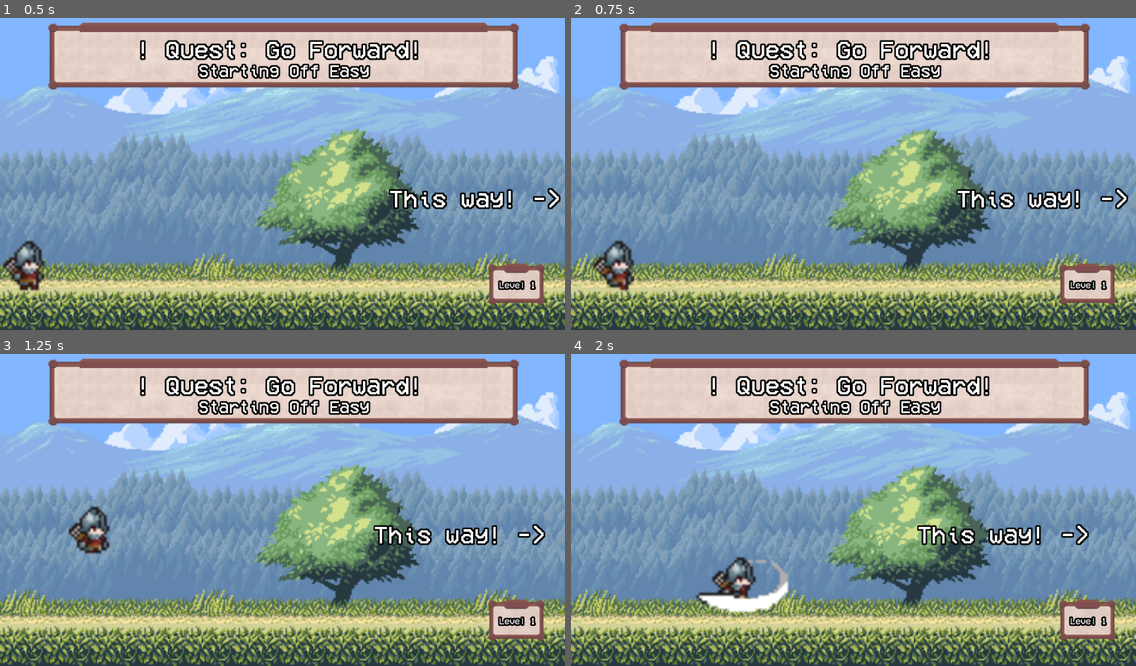
Above: before the commit, frames 1-4 (two rows, left to right).
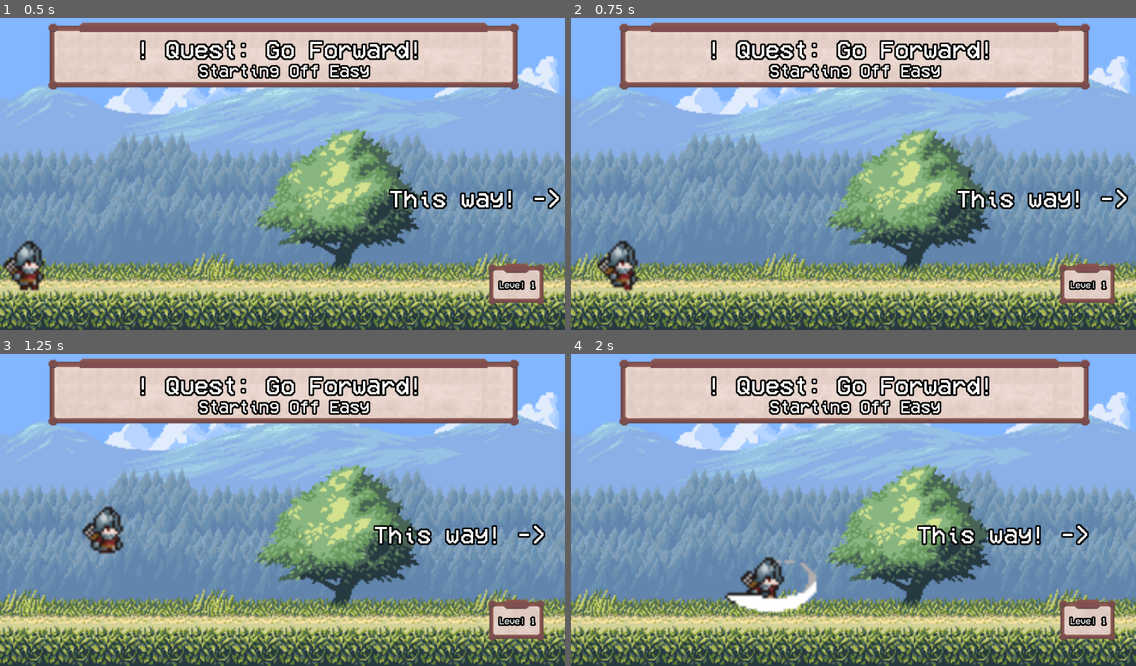
Above: after the commit, the same moments.

Repository: savagerunderscorelex/pixels-game
Game: Godot game, scene res://scenes/level_one.tscn
Same seed, same stepped clock (60 frames per second), same inputs: the game is played once before the commit and once after it. This scene is started directly instead of the project's main scene.
Inputs (mouse positions are in pixels of both pictures, inside the frame that each line leads up to):
- Up to frame 1 (0.5 s): no input
- Up to frame 2 (0.75 s): tap Enter at 0.5 s; move the mouse to (977, 155) at 0.52 s; hold D (right) from 0.53 s (still down); tap S (dive) at 0.6 s
- Up to frame 3 (1.25 s): keep holding D (right); tap Up (jump) at 0.77 s
- Up to frame 4 (2 s): keep holding D (right); move the mouse to (740, 522) at 1.27 s; click (740, 522) at 1.35 s; tap Up (jump) at 1.52 s

Frame 1 is identical in both runs. In frame 2, 0.7% of the frame differs, in the area x 3-12%, y 71-88%; in frame 3, 1.1%; in frame 4, 2.3%, in the area x 22-44%, y 64-84%.

Commit message:
fixed the music playing issue + tested it in html browser; update read me with itch.io link and more bits about the game

Diff:
--- a/pixels/scenes/level_one.tscn
+++ b/pixels/scenes/level_one.tscn
@@ -511,6 +511,16 @@
 scale = Vector2(3, 2.89286)
 texture = ExtResource("2_843q2")
 
+[node name="Background3" type="Sprite2D" parent="."]
+position = Vector2(2880, 324)
+scale = Vector2(3, 2.89286)
+texture = ExtResource("2_843q2")
+
+[node name="Background4" type="Sprite2D" parent="."]
+position = Vector2(4032, 324)
+scale = Vector2(3, 2.89286)
+texture = ExtResource("2_843q2")
+
 [node name="Player" parent="." instance=ExtResource("1_cd1xg")]
 position = Vector2(57, 494)
 scale = Vector2(2.7576, 2.67487)
@@ -603,10 +613,10 @@
 vertical_alignment = 1
 
 [node name="ToNextLevel" type="Area2D" parent="."]
-position = Vector2(1152, 0)
+position = Vector2(3808, 184)
 
 [node name="CollisionShape2D" type="CollisionShape2D" parent="ToNextLevel"]
-position = Vector2(680, 244)
+position = Vector2(320, 80)
 shape = SubResource("SegmentShape2D_r4wdr")
 
 [node name="RichTextLabel3" type="RichTextLabel" parent="."]
@@ -647,5 +657,31 @@
 stream = ExtResource("7_4p75b")
 autoplay = true
 
+[node name="ThirdPanelCamera" type="Camera2D" parent="."]
+position = Vector2(2880, 324)
+scale = Vector2(10.6153, 10.2626)
+
+[node name="FourthPanelCamera" type="Camera2D" parent="."]
+position = Vector2(4032, 324)
+scale = Vector2(10.6153, 10.2626)
+
+[node name="SecondPanelRightBound" type="Area2D" parent="."]
+position = Vector2(1152, 0)
+
+[node name="CollisionShape2D" type="CollisionShape2D" parent="SecondPanelRightBound"]
+position = Vector2(1152, 280)
+rotation = -1.5708
+shape = SubResource("SegmentShape2D_5rfim")
+
+[node name="ThirdPanelRightBound" type="Area2D" parent="."]
+position = Vector2(1152, 0)
+
+[node name="CollisionShape2D" type="CollisionShape2D" parent="ThirdPanelRightBound"]
+position = Vector2(2304, 280)
+rotation = -1.5708
+shape = SubResource("SegmentShape2D_5rfim")
+
 [connection signal="body_entered" from="RightFirstPanelBoundary" to="." method="_on_right_first_panel_boundary_body_entered"]
 [connection signal="body_entered" from="ToNextLevel" to="." method="_on_to_next_level_body_entered"]
+[connection signal="body_entered" from="SecondPanelRightBound" to="." method="_on_second_panel_right_bound_body_entered"]
+[connection signal="body_entered" from="ThirdPanelRightBound" to="." method="_on_third_panel_right_bound_body_entered"]
--- a/pixels/scripts/level_one.gd
+++ b/pixels/scripts/level_one.gd
@@ -1,16 +1,22 @@
 extends Node2D
 
 @onready var secondCamera = $SecondPanelCamera # Camera that is focused on the second background
+@onready var thirdCamera = $ThirdPanelCamera
+@onready var fourthCamera = $FourthPanelCamera
+@onready var description = $CanvasLayer/RichTextLabel2
 
-@onready var description = $CanvasLayer/RichTextLabel2
+func _process(delta: float) -> void:
+	change_description()
 
 func _ready() -> void:
 	# globals.change_scene_music(self,$AudioStreamPlayer)
 	$AudioStreamPlayer.playing = true
 	secondCamera.enabled = false
+	thirdCamera.enabled = false
+	fourthCamera.enabled = false
 	self.add_to_group("Levels")
 
-	$Player.CHARACTER_SPEED = 190 # Made character slower to originally match with timing for the video
+	$Player.CHARACTER_SPEED = 230 # Made character slower to originally match with timing for the video
 
 func _on_right_first_panel_boundary_body_entered(body: Node2D) -> void: # When the player enters this area, the camera is changed (2nd Camera)
 	if body.name == "Player":
@@ -21,3 +27,18 @@
 	if body.name == "Player":
 		await get_tree().create_timer(1).timeout
 		get_tree().call_deferred("change_scene_to_file", "res://scenes/goals.tscn")
+
+
+func _on_second_panel_right_bound_body_entered(body: Node2D) -> void:
+	if body.name == "Player":
+		secondCamera.enabled = !secondCamera.enabled
+		thirdCamera.enabled = !thirdCamera.enabled
+
+
+func _on_third_panel_right_bound_body_entered(body: Node2D) -> void:
+	if body.name == "Player":
+		thirdCamera.enabled = !thirdCamera.enabled
+		fourthCamera.enabled = !fourthCamera.enabled
+func change_description():
+	if thirdCamera.enabled || fourthCamera.enabled:
+		description.text = "Keep Going!"
--- a/pixels/scripts/you_won.gd
+++ b/pixels/scripts/you_won.gd
@@ -7,7 +7,7 @@
 func _ready() -> void:
 	# globals.change_scene_music(self,$AudioStreamPlayer)
 	$AudioStreamPlayer.playing = true
-	await get_tree().create_timer(30).timeout
+	await get_tree().create_timer(25).timeout
 	$Panel.visible = true
 
 func _physics_process(delta: float) -> void:
Not shown, changed: pixels/export_presets.cfg
Not shown, changed: README.md
